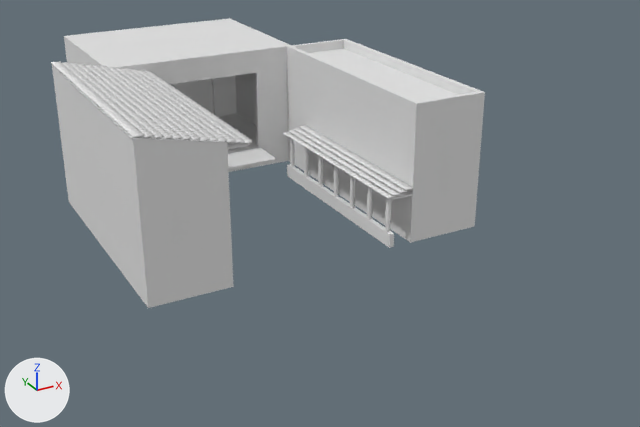
One commit to the Blender file 3DModels/Teatro.blend: the scene before it, then after it.
Camera for both pictures: a 50 mm lens placed at (-81.9, -178.7, 83.9), pointed at (8.9, -13.5, 1.3). Lighting does not change. The marker at lower left points along +X, +Y and +Z. The first picture is the older version.
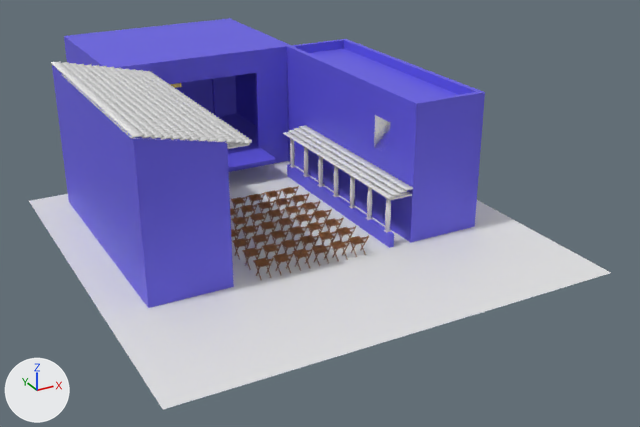
Diff of the bpy script that builds the scene:
```diff
--- a/3DModels/Teatro.blend.py
+++ b/3DModels/Teatro.blend.py
@@ mat_material @@
 mat_material = principled_material('Material')
-mat_material.base_color = (0.8, 0.8, 0.8)  # white #e7e7e7
+mat_material.base_color = (0.13, 0.108, 0.8)  # blue #655ce7
@@ me_plane_002 @@
+me_plane_002.from_pydata([(-1.0, -1.0, 0.0), (1.0, -1.0, 0.0), (-1.0, 1.0, 0.0), (1.0, 1.0, 0.0)], [], [(0, 1, 3, 2)])
@@ me_cube_012 @@
+me_cube_012.from_pydata([(-3.14, -3.87, 0.0), (-3.14, -3.87, 0.0), (-3.14, 3.87, 0.0), (-3.14, 3.87, 0.0), (3.14, -3.87, 0.0), (3.14, -3.87, 0.0), (3.14, 3.87, 0.0), (3.14, 3.87, 0.0)], [], [(0, 1, 3, 2), (2, 3, 7, 6), (6, 7, 5, 4), (4, 5, 1, 0), (2, 6, 4, 0), (7, 3, 1, 5)])
@@ ob_cube_019 @@
+ob_cube_019 = bpy.data.objects.new('Cube.019', me_cube_022)  # 216 vertices, 214 faces; spans x -5.0..12.9, y -1.6..1.6, z -3.1..2.5; in mat_material_003 (brown #aa6f40); modifiers ARRAY, ARRAY
+ob_cube_019.location = (-14.9, -32.7, 1.7)
+ob_cube_019.rotation_euler = (0.0, -0.797, -1.583)  # degrees (0, -46, -91)
+ob_cube_019.scale = (0.334, 0.822, 0.818)
@@ ob_cube_018 @@
+ob_cube_018 = bpy.data.objects.new('Cube.018', me_cube_022.copy())  # modifiers ARRAY, ARRAY
+ob_cube_018.location = (-14.9, -27.4, 1.7)
+ob_cube_018.rotation_euler = (0.0, -0.797, -1.583)  # degrees (0, -46, -91)
+ob_cube_018.scale = (0.334, 0.822, 0.818)
@@ ob_cube_017 @@
+ob_cube_017 = bpy.data.objects.new('Cube.017', me_cube_022.copy())  # modifiers ARRAY, ARRAY
+ob_cube_017.location = (-14.9, -22.1, 1.7)
+ob_cube_017.rotation_euler = (0.0, -0.797, -1.583)  # degrees (0, -46, -91)
+ob_cube_017.scale = (0.334, 0.822, 0.818)
@@ ob_cube_016 @@
+ob_cube_016 = bpy.data.objects.new('Cube.016', me_cube_022.copy())  # modifiers ARRAY, ARRAY
+ob_cube_016.location = (-14.9, -16.8, 1.7)
+ob_cube_016.rotation_euler = (0.0, -0.797, -1.583)  # degrees (0, -46, -91)
+ob_cube_016.scale = (0.334, 0.822, 0.818)
@@ ob_cube_014 @@
+ob_cube_014 = bpy.data.objects.new('Cube.014', me_cube_022.copy())  # modifiers ARRAY, ARRAY
+ob_cube_014.location = (-14.9, -11.4, 1.7)
+ob_cube_014.rotation_euler = (0.0, -0.797, -1.583)  # degrees (0, -46, -91)
+ob_cube_014.scale = (0.334, 0.822, 0.818)
@@ ob_cube_013 @@
+ob_cube_013 = bpy.data.objects.new('Cube.013', me_cube_022.copy())  # modifiers ARRAY, ARRAY
+ob_cube_013.location = (-14.9, -6.1, 1.7)
+ob_cube_013.rotation_euler = (0.0, -0.797, -1.583)  # degrees (0, -46, -91)
+ob_cube_013.scale = (0.334, 0.822, 0.818)
@@ ob_cube_015 @@
+ob_cube_015 = bpy.data.objects.new('Cube.015', me_cube_022.copy())  # modifiers ARRAY, ARRAY
+ob_cube_015.location = (-14.9, -0.8, 1.7)
+ob_cube_015.rotation_euler = (0.0, -0.797, -1.583)  # degrees (0, -46, -91)
+ob_cube_015.scale = (0.334, 0.822, 0.818)
@@ ob_plane_002 @@
+ob_plane_002 = bpy.data.objects.new('Plane.002', me_plane_002)
+ob_plane_002.location = (0.0, -18.0, 0.0)
+ob_plane_002.scale = (48.0, 48.0, 48.0)
@@ ob_cube_012 @@
+ob_cube_012 = bpy.data.objects.new('Cube.012', me_cube_012)
+ob_cube_012.location = (20.1, -21.6, 20.9)
+ob_cube_012.rotation_euler = (-1.571, 0.0, 1.571)  # degrees (-90, 0, 90)
```

What differs and where, as boxes [x1, y1, x2, y2] in the pictures (640 x 427 px):
'Plane.002', added: after [29, 161, 611, 409]
'Cube.006', recoloured (white to blue): [287, 39, 485, 243] in both
'Cube', recoloured (white to blue): [52, 65, 234, 308] in both
'Cube.004', recoloured (white to blue): [64, 18, 291, 172] in both
'Cube.005', recoloured (white to blue): [287, 164, 394, 248] in both
'Cube.019', added (brown): after [253, 235, 369, 281]
'Cube.018', added (brown): after [242, 226, 356, 270]
'Cube.017', added (brown): after [232, 217, 344, 260]
'Cube.016', added (brown): after [231, 209, 332, 248]
'Cube.014', added (brown): after [231, 201, 320, 237]
'Cube.013', added (brown): after [230, 193, 309, 226]
'Cube.015', added (brown): after [231, 186, 299, 216]
'Cube.012', added: after [374, 115, 390, 153]
